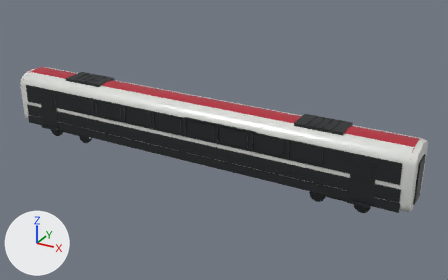
A saved change to the glTF model public/models/railjet-lab/blender/railjet-nextgen-first-b.glb.
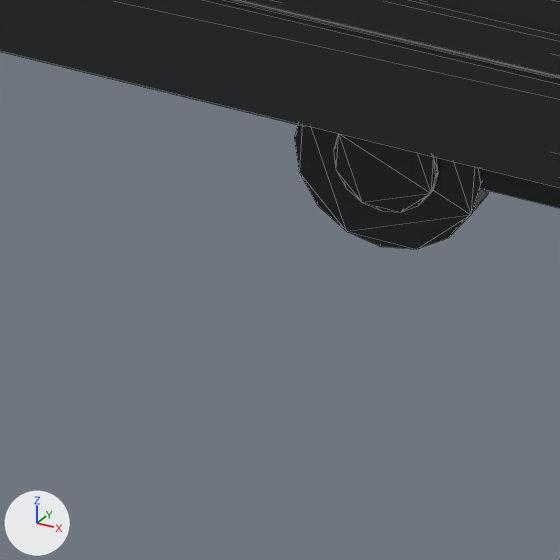
The first picture shows the older version from a 50 mm camera at (18.2, -29.8, 16.8) aimed at (1.5, 0.6, 1.7). The close-ups show the older and then the newer version on the part from 63% to 74% of the width and 65% to 82% of the height of that picture. Only the edits that show in the close-ups are written down. Every picture has the same lights, and +X, +Y and +Z are marked at lower left. The close-ups show mesh edges as thin lines. Where no turn or scale is listed for an object, it has been applied to the vertices.

Objects in the first close-up: 'first_b_bogie_b_brake_disc_-1_0', 'first_b_bogie_b_sideframe_-1', 'first_b_bogie_b_wheel_-1_0', 'first_b_dark_skirt_-1', 'first_b_lofted_body', 'first_b_red_sill_-1', 'first_b_silver_flank_-1' and 1 more.
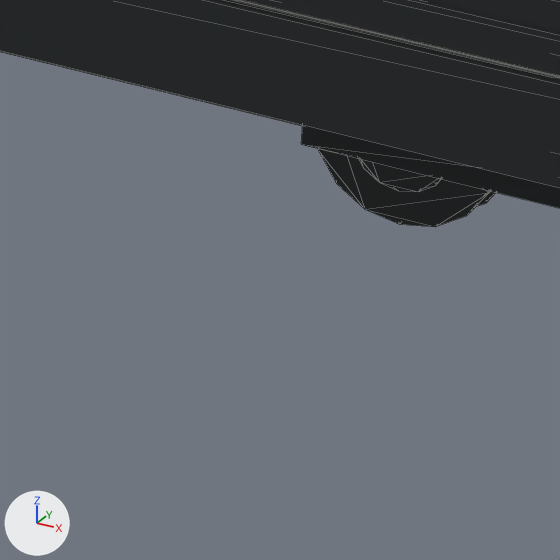
What differs and where, as boxes (x1, y1, x2, y2) in the close-ups (560 x 560 px):
'first_b_bogie_b_wheel_-1_0', moved
    before: (294, 124, 489, 249)
    after: (318, 149, 490, 227)
'first_b_bogie_b_flange_-1_0', added (mostly hidden)
    after: (477, 191, 496, 206)
'first_b_bogie_b_brake_disc_-1_0', unchanged, covered by the edit
    before: (333, 134, 438, 212)
    after: (359, 159, 441, 192)
'first_b_bogie_b_sideframe_-1', unchanged, uncovered by the edit
    before: (480, 169, 560, 208)
    after: (301, 125, 560, 208)

Patch to the scene script:
```diff
--- a/public/models/railjet-lab/blender/railjet-nextgen-first-b.glb.py
+++ b/public/models/railjet-lab/blender/railjet-nextgen-first-b.glb.py
@@ ob_first_b_bogie_b_wheel__1_0 @@
 ob_first_b_bogie_b_wheel__1_0.parent = ob_first_b_bogie_b
-ob_first_b_bogie_b_wheel__1_0.location = (-1.25, -0.96, 0.46)
+ob_first_b_bogie_b_wheel__1_0.location = (-1.25, -0.718, 0.46)
 ob_first_b_bogie_b_wheel__1_0.rotation_euler = (1.571, 0.0, 0.0)  # degrees (90, 0, 0)
@@ ob_first_b_bogie_b_flange__1_0 @@
+ob_first_b_bogie_b_flange__1_0 = bpy.data.objects.new('first_b_bogie_b_flange_-1_0', me_rj_unitcylinder_16)
+ob_first_b_bogie_b_flange__1_0.parent = ob_first_b_bogie_b
+ob_first_b_bogie_b_flange__1_0.location = (-1.25, -0.613, 0.46)
+ob_first_b_bogie_b_flange__1_0.rotation_euler = (1.571, 0.0, 0.0)  # degrees (90, 0, 0)
+ob_first_b_bogie_b_flange__1_0.scale = (0.984, 0.984, 0.035)
```
